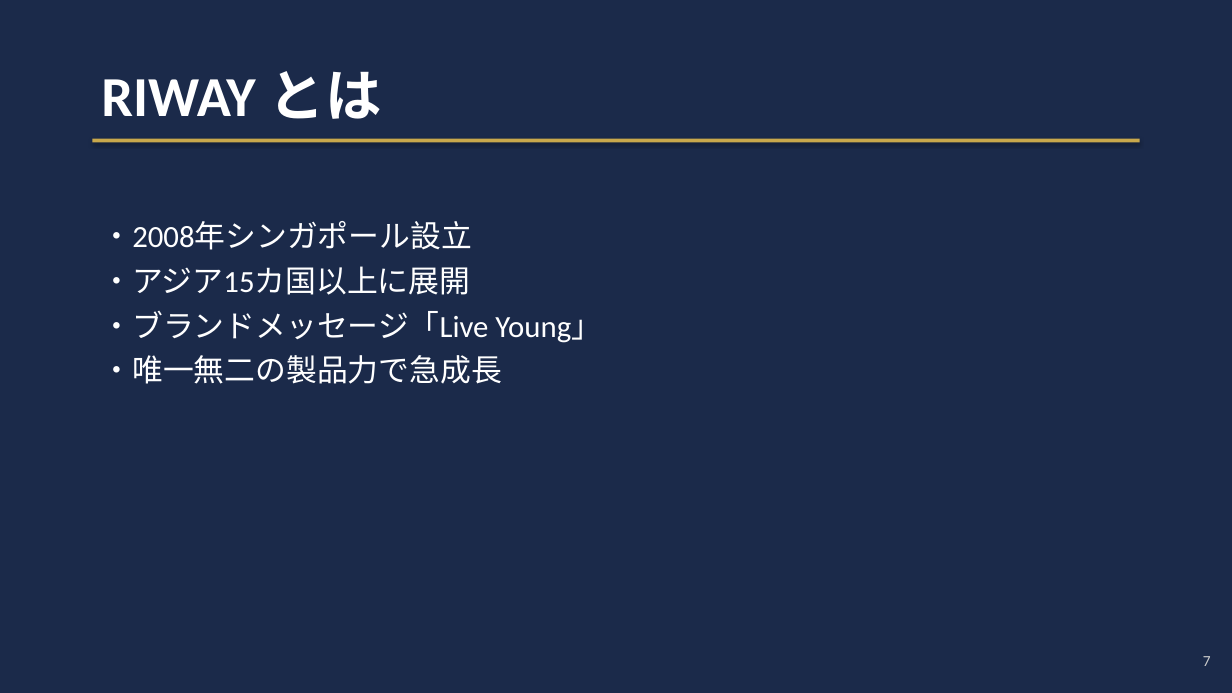
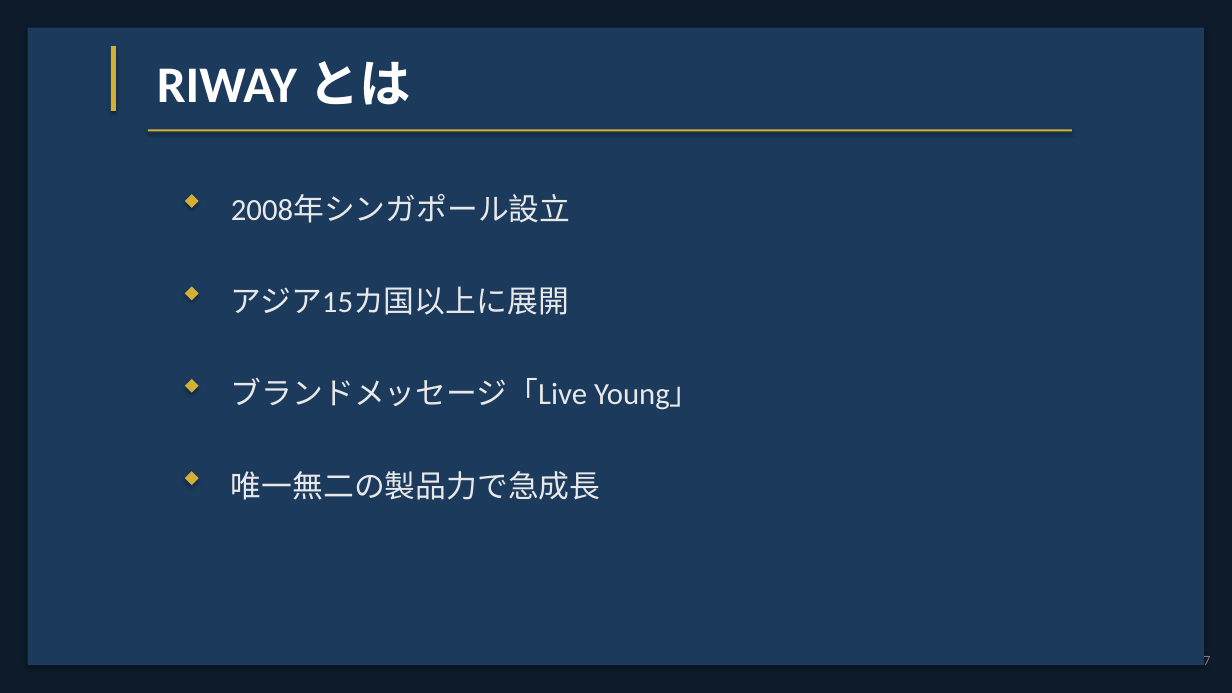
Before and after one commit to office-vonds/noyuto, a slide deck: slide 7 of RIWAY_Presentation.pptx. Drawn at 1232x693 pixels with LibreOffice and Linux fonts; fonts in the diff are those of the drawing. Boxes give left, top, right and bottom in pixels: in the first picture for what was removed or moved away, otherwise in the second. Text is boxed around its words. In the diff, an @@ line names an element or a change of style, - is before the commit and + after.

```diff
--- a/RIWAY_Presentation.pptx
+++ b/RIWAY_Presentation.pptx
@@ rectangle at (0, 0, 1232, 693): fill #1B2A4A to #0D1B2A @@
@@ rectangle added at (28, 28, 1204, 665), fill #1B3A5C @@
@@ rectangle added at (111, 46, 116, 111), fill #D4AF37 @@
@@ text "RIWAY とは": place and size @@
-text "RIWAY とは" at (101, 71, 382, 119)
+text "RIWAY とは" at (157, 61, 412, 105)
@@ text "RIWAY とは" at (157, 61, 412, 105): size 44 to 40 pt @@
@@ rectangle: place and size @@
-rectangle at (92, 139, 1140, 142)
+rectangle at (148, 129, 1072, 131)
@@ rectangle at (148, 129, 1072, 131): fill #C9A84C to #D4AF37 @@
@@ diamond added at (185, 194, 199, 208), fill #D4AF37 @@
@@ text added at (231, 194, 571, 223), 24 pt, text #E8E8E8 @@
+2008年シンガポール設立
@@ diamond added at (185, 287, 199, 300), fill #D4AF37 @@
@@ text added at (231, 286, 569, 315), 24 pt, text #E8E8E8 @@
+アジア15カ国以上に展開
@@ diamond added at (185, 379, 199, 393), fill #D4AF37 @@
@@ text at (231, 378, 701, 410): text changed; text colour #FFFFFF to #E8E8E8 @@
-・2008年シンガポール設立
-・アジア15カ国以上に展開
-・ブランドメッセージ「Live Young」
-・唯一無二の製品力で急成長
+ブランドメッセージ「Live Young」
@@ diamond added at (185, 471, 199, 485), fill #D4AF37 @@
@@ text added at (231, 471, 601, 500), 24 pt, text #E8E8E8 @@
+唯一無二の製品力で急成長
@@ text "7" at (1203, 653, 1210, 665): size 12 to 11 pt, text colour #CCCCCC to #808080 @@
```
Also in this commit, not shown: 19 other slides changed, 2 other files.
